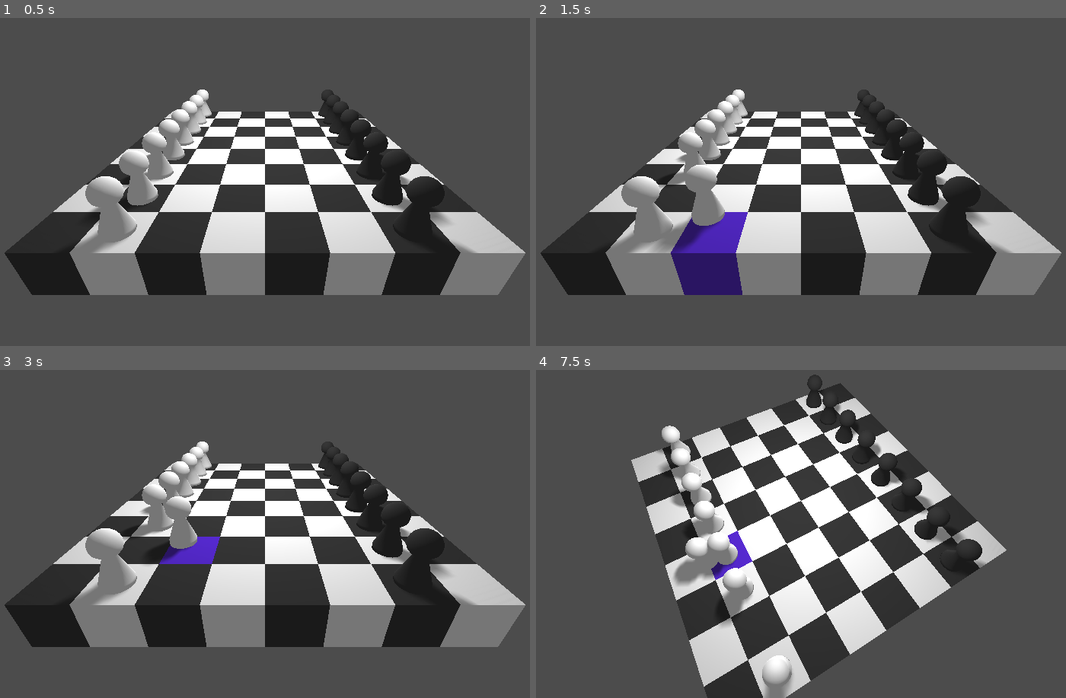
Above: before the commit, frames 1-4 (two rows, left to right).
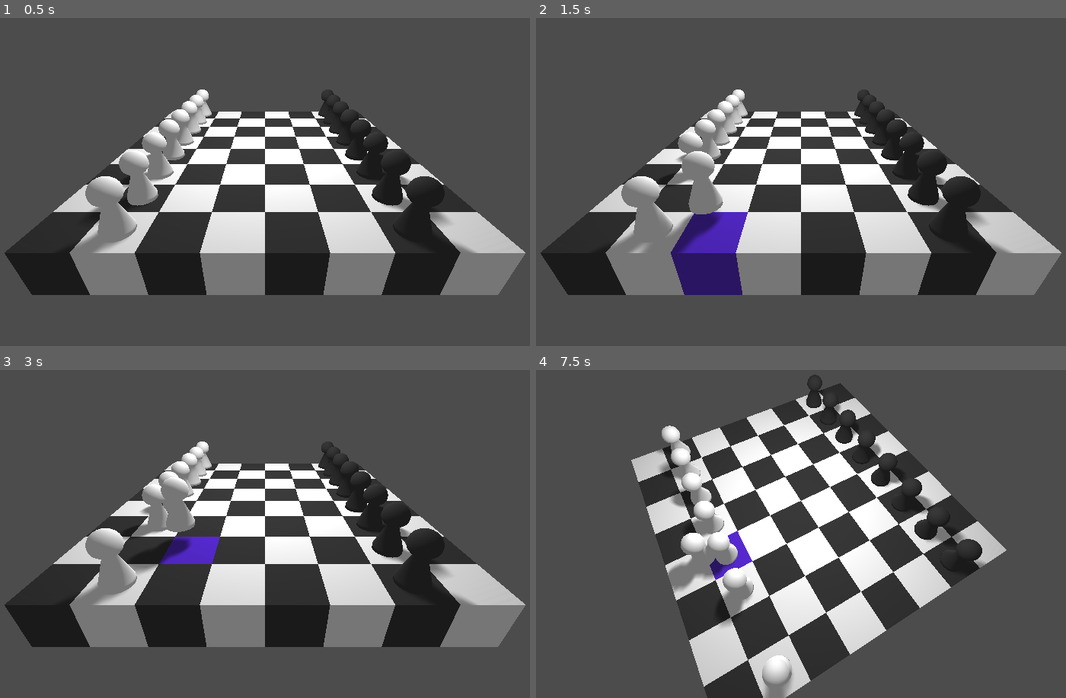
Above: after the commit, the same moments.

Repository: AlexanderWingard/board_game
Game: Godot game, scene res://Main.tscn
Same seed, same stepped clock (60 frames per second), same inputs: the game is played once before the commit and once after it.
Inputs (mouse positions are in pixels of both pictures, inside the frame that each line leads up to):
- Up to frame 1 (0.5 s): no input
- Up to frame 2 (1.5 s): tap Enter at 0.5 s; move the mouse to (933, 149) at 0.52 s; click (933, 149) at 0.67 s; tap Space at 1.25 s; drag from (679, 185) to (769, 237) at 1.27 s
- Up to frame 3 (3 s): move the mouse to (323, 442) at 2.02 s; click (323, 442) at 2.17 s; tap Enter at 2.75 s; drag from (233, 589) to (84, 465) at 2.77 s
- Up to frame 4 (7.5 s): move the mouse to (981, 573) at 3.52 s; click (981, 573) at 3.67 s; tap Space at 4.25, 5.75 s; drag from (620, 465) to (710, 432) at 4.27 s; tap Enter at 5 s; move the mouse to (832, 520) at 5.02 s; click (832, 520) at 5.17 s; drag from (710, 432) to (679, 537) at 5.77 s; move the mouse to (933, 501) at 6.52 s; click (933, 501) at 6.67 s; drag from (679, 537) to (769, 589) at 7.27 s

Frame 1 is identical in both runs. In frame 2, 0.9% of the frame differs, in the area x 19-36%, y 40-72%; in frame 3, 0.7%; in frame 4, 0.4%.

Commit message:
Finally, working multi-touch interaction

Diff:
--- a/Input.gd
+++ b/Input.gd
@@ -1,98 +1,121 @@
 extends Node
 
+var clicked = null
+var touch_events = {}
+var first_touch = false
+var selected = null
+var rotating = false
+var old_mouse_offset = Vector2.ZERO
+var fake_mouse_pos = Vector2.ZERO
+var inital_position = Vector3.ZERO
+var last_drag_distance = 0
+var zoom_sensitivity = 5
+onready var cursor = $"../Cursor"
+onready var cursor_2d = $"../ColorRect"
 onready var camera = $"../CameraRig/Camera"
 onready var camera_rig = $"../CameraRig"
-var fake_mouse_pos = Vector2.ZERO
-var initial_position = Vector3.ZERO
 var sensitivity = 0.005
-var picked = null
+
+func _input(event):
+	if event is InputEventMouseButton:
+		if event.button_index == BUTTON_LEFT:
+			if event.pressed:
+				pass
+			else:
+				pass
+		elif event.button_index == BUTTON_WHEEL_UP:
+			camera.translation -= Vector3(0,0,0.2)
+		elif event.button_index == BUTTON_WHEEL_DOWN:
+			camera.translation += Vector3(0,0,0.2)
+	elif event is InputEventMouseMotion:
+		return
+#		relative = event.relative
+	elif event is InputEventScreenDrag:
+		update_event(event.index, event.position)
+	elif event is InputEventScreenTouch:
+			if event.pressed:
+				update_event(event.index, event.position)
+			else:
+				touch_events.erase(event.index)
+
+func update_event(index, position):
+	if touch_events.has(index):
+		touch_events[index].position = position
+	else:
+		touch_events[index] = {"position": position, "last_position": position}
 
 func _physics_process(delta):
-	if picked:
+	var events = touch_events.values()
+	var event_count = touch_events.size()
+	if event_count > 0 and not first_touch:
+		first_touch = true
+		var hit = ray_cast_hit(events[0].position, 0b10)
+		if hit: # Empty dict
+			$"../Highlighter".monitoring = true
+			selected = hit.collider.owner
+			inital_position = selected.global_translation
+			fake_mouse_pos = camera.unproject_position(selected.global_translation)
+			old_mouse_offset = get_viewport().get_mouse_position() - fake_mouse_pos
+			cursor.global_translation = hit.position
+#				Input.mouse_mode = Input.MOUSE_MODE_CAPTURED
+	elif event_count > 0 and selected:
+		var event = events[0]
+		fake_mouse_pos += event.position - event.last_position
+		event.last_position = event.position
 		var ground_plane = Plane(Vector3.UP, 0)
 		var from = camera.project_ray_origin(fake_mouse_pos)
 		var to = from + camera.project_ray_normal(fake_mouse_pos) * 1000
 		var cursor_pos = ground_plane.intersects_ray(from, to)
 		if cursor_pos:
-#			cursor_pos.y = clamp(initial_position.distance_to(cursor_pos) / 4.0, 0, 0.4)
-			picked.global_translation = cursor_pos
-			$"../ColorRect".rect_position = fake_mouse_pos
+			cursor_pos.y = clamp(inital_position.distance_to(cursor_pos) / 4.0, 0, 0.4)
+			selected.global_translation = cursor_pos
 			$"../Highlighter".global_translation = cursor_pos
+	elif event_count == 0:
+		if selected != null:
+			$"../Highlighter".monitoring = false
+			if active_square:
+				var tween = create_tween()
+				tween.tween_property(selected, "global_translation", active_square.get_parent().global_translation, 0.2).set_trans(Tween.TRANS_QUAD).set_ease(Tween.EASE_IN)
+			Input.mouse_mode = Input.MOUSE_MODE_VISIBLE
+			Input.warp_mouse_position(fake_mouse_pos + old_mouse_offset)
+		selected = null
+		first_touch = null
 
-var rotating = false
-var touch_zooming = false
-var old_mouse_offset = Vector2.ZERO
-var touch_events = {}
-var last_drag_distance = 0
-var zoom_sensitivity = 5
+	if event_count > 2 and selected:
+		touch_zoom(events[1], events[2])
+	elif event_count > 1 and not selected:
+		touch_zoom(events[0], events[1])
+	elif event_count > 1 and selected:
+		rotate_camera(events[1])
+	elif event_count > 0 and not selected:
+		rotate_camera(events[0])
 
-func _input(event):
-	if event is InputEventMouseMotion:
-		if picked and touch_events.size() < 2:
-			fake_mouse_pos += event.relative
-		elif rotating and not OS.has_touchscreen_ui_hint():
-			camera_rig.rotation.y -= event.relative.x * sensitivity
-			camera_rig.rotation.x -= event.relative.y * sensitivity
-			camera_rig.rotation.x = clamp(camera_rig.rotation.x, -PI/2.0, PI/2.0)
-	elif event is InputEventMouseButton and event.button_index == BUTTON_LEFT:
-		if event.pressed:
-			rotating = true
+	cursor_2d.rect_global_position = fake_mouse_pos
+
+func ray_cast_hit(position, mask):
+	var ray_length = 1000
+	var ray_start = camera.project_ray_origin(position)
+	var ray_end = ray_start + camera.project_ray_normal(position) * ray_length
+	var space_state = camera.get_world().direct_space_state
+	return space_state.intersect_ray(ray_start, ray_end, [], mask, false, true)
+
+func touch_zoom(event_1, event_2):
+	var drag_distance = event_1.position.distance_to(event_2.position)
+	if abs(drag_distance - last_drag_distance) > zoom_sensitivity:
+		if drag_distance < last_drag_distance:
+			camera.translation += Vector3(0,0,0.5)
 		else:
-			rotating = false
-			Input.mouse_mode = Input.MOUSE_MODE_VISIBLE
-			if picked:
-				Input.warp_mouse_position(fake_mouse_pos + old_mouse_offset)
-				if active_square:
-					var tween = create_tween()
-					tween.tween_property(picked, "global_translation", active_square.get_parent().global_translation, 0.2).set_trans(Tween.TRANS_QUAD).set_ease(Tween.EASE_IN)
-			picked = null
-			$"../Highlighter".monitoring = false
-	elif event is InputEventMouseButton and event.button_index == BUTTON_WHEEL_UP:
-		camera.translation -= Vector3(0,0,0.2)
-	elif event is InputEventMouseButton and event.button_index == BUTTON_WHEEL_DOWN:
-		camera.translation += Vector3(0,0,0.2)
-	elif event is InputEventScreenTouch:
-		if event.pressed:
-			touch_events[event.index] = event.position
-		else:
-			touch_events.erase(event.index)
-	elif event is InputEventScreenDrag:
-		touch_events[event.index] = event.position
-		if touch_events.size() == 2 and not picked:
-			touch_zooming = true
-			rotating = false
-			var keys = touch_events.keys()
-			var drag_distance = touch_events[keys[0]].distance_to(touch_events[keys[1]])
-			if abs(drag_distance - last_drag_distance) > zoom_sensitivity:
-				if drag_distance < last_drag_distance:
-					camera.translation += Vector3(0,0,0.5)
-				else:
-					camera.translation -= Vector3(0,0,0.5)
-				last_drag_distance = drag_distance
-		elif not picked:
-			if touch_zooming:
-				touch_zooming = false
-			else:
-				camera_rig.rotation.y -= event.relative.x * sensitivity
-				camera_rig.rotation.x -= event.relative.y * sensitivity
-				camera_rig.rotation.x = clamp(camera_rig.rotation.x, -PI/2.0, PI/2.0)
+			camera.translation -= Vector3(0,0,0.5)
+	last_drag_distance = drag_distance
+	event_1.last_position = event_1.position
+	event_2.last_position = event_2.position
 
-func _on_Area_input_event(camera, event, position, normal, shape_idx, node):
-#	node.get_node("Sphere").set_surface_material(0, preload("res://Highlight.material"))
-	if event is InputEventMouseButton and event.button_index == BUTTON_LEFT:
-		$"../Highlighter".monitoring = event.pressed
-		if event.pressed:
-			picked = node
-			rotating = false
-			touch_zooming = false
-			Input.mouse_mode = Input.MOUSE_MODE_CAPTURED
-			initial_position = node.global_transform.origin
-			fake_mouse_pos = camera.unproject_position(initial_position)
-			old_mouse_offset = get_viewport().get_mouse_position() - fake_mouse_pos
-		else:
-			picked = null
-			Input.mouse_mode = Input.MOUSE_MODE_VISIBLE
-
+func rotate_camera(event):
+	var relative = event.position - event.last_position
+	event.last_position = event.position
+	camera_rig.rotation.y -= relative.x * sensitivity
+	camera_rig.rotation.x -= relative.y * sensitivity
+	camera_rig.rotation.x = clamp(camera_rig.rotation.x, -PI/2.0, PI/2.0)
 
 var active_square
 func _on_Highlighter_area_entered(area):
--- a/Main.gd
+++ b/Main.gd
@@ -20,6 +20,5 @@
 func create_pawn(pos, material):
 	var pawn = preload("res://Models/Pawn.tscn").instance()
 	add_child(pawn)
-	pawn.get_node("Area").connect("input_event", $"Input", "_on_Area_input_event", [pawn])
 	pawn.get_node("Sphere").set_surface_material(0, material)
 	pawn.global_translation = pos
--- a/Models/Pawn.tscn
+++ b/Models/Pawn.tscn
@@ -10,6 +10,7 @@
 transform = Transform( 0.285896, 0, 0, 0, 0.285896, 0, 0, 0, 0.285896, 0, 0, 0 )
 
 [node name="Area" type="Area" parent="." index="1"]
+collision_layer = 2
 
 [node name="CollisionShape" type="CollisionShape" parent="Area" index="0"]
 transform = Transform( 1, 0, 0, 0, 1, 0, 0, 0, 1, 0, 0.978685, 0 )
--- a/project.godot
+++ b/project.godot
@@ -22,9 +22,19 @@
 
 common/drop_mouse_on_gui_input_disabled=true
 
+[input_devices]
+
+pointing/emulate_touch_from_mouse=true
+
+[layer_names]
+
+3d_physics/layer_1="environment"
+3d_physics/layer_2="entities"
+
 [physics]
 
 common/enable_pause_aware_picking=true
+common/physics_interpolation=true
 
 [rendering]
 
